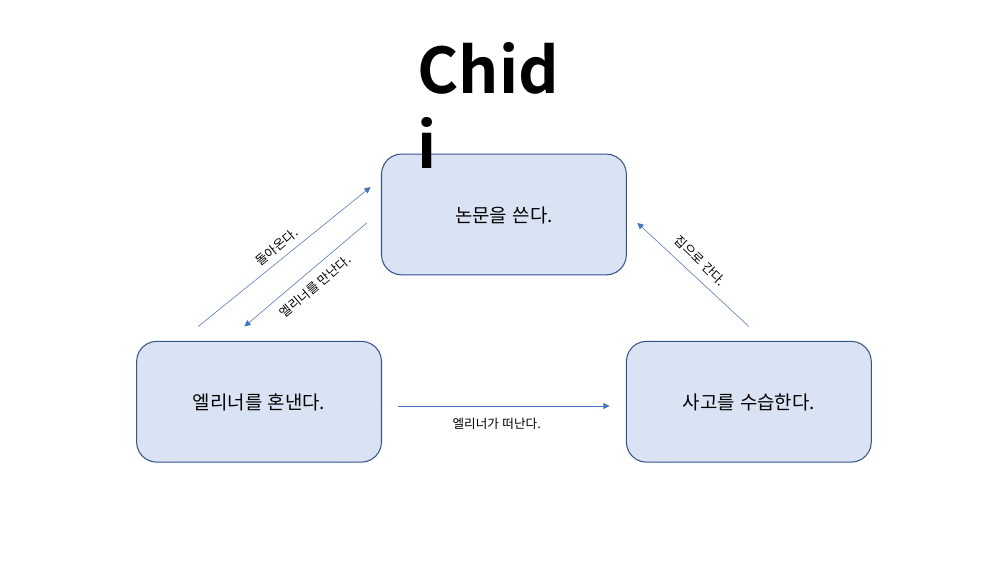
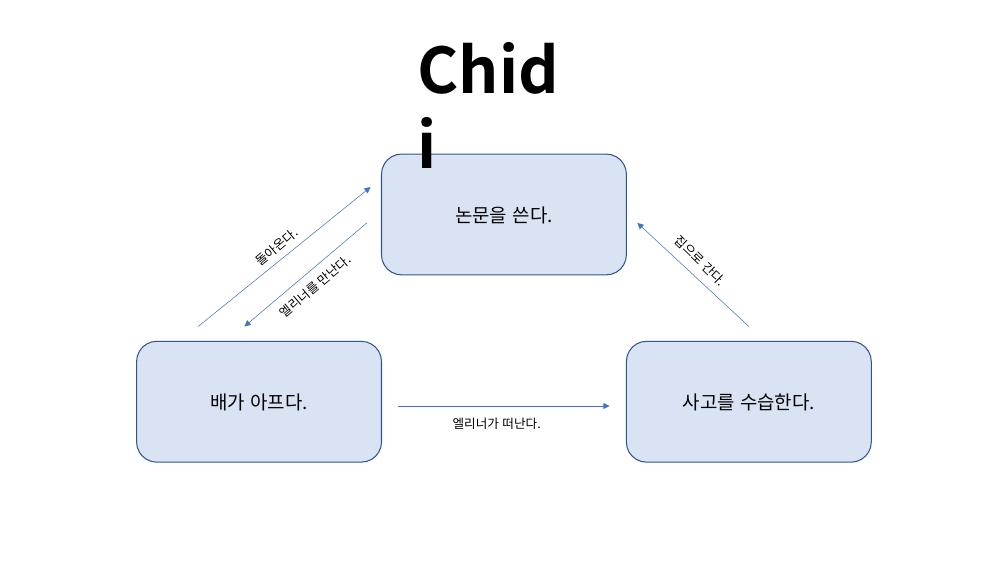
Before and after one commit to JeoungJuhui/Game-AI-HW1, a slide deck: slide 2 of FSM Class Diagrams.pptx. Drawn at 1008x567 pixels with LibreOffice and Linux fonts; fonts in the diff are those of the drawing. Boxes give left, top, right and bottom in pixels: in the first picture for what was removed or moved away, otherwise in the second. Text is boxed around its words. In the diff, an @@ line names an element or a change of style, - is before the commit and + after.

```diff
--- a/FSM Class Diagrams.pptx
+++ b/FSM Class Diagrams.pptx
@@ text in rounded rectangle at <box>210,393,307,411</box>: text changed @@
-엘리너를 혼낸다.
+배가 아프다.
```
Also in this commit, not shown: 21 other files.
